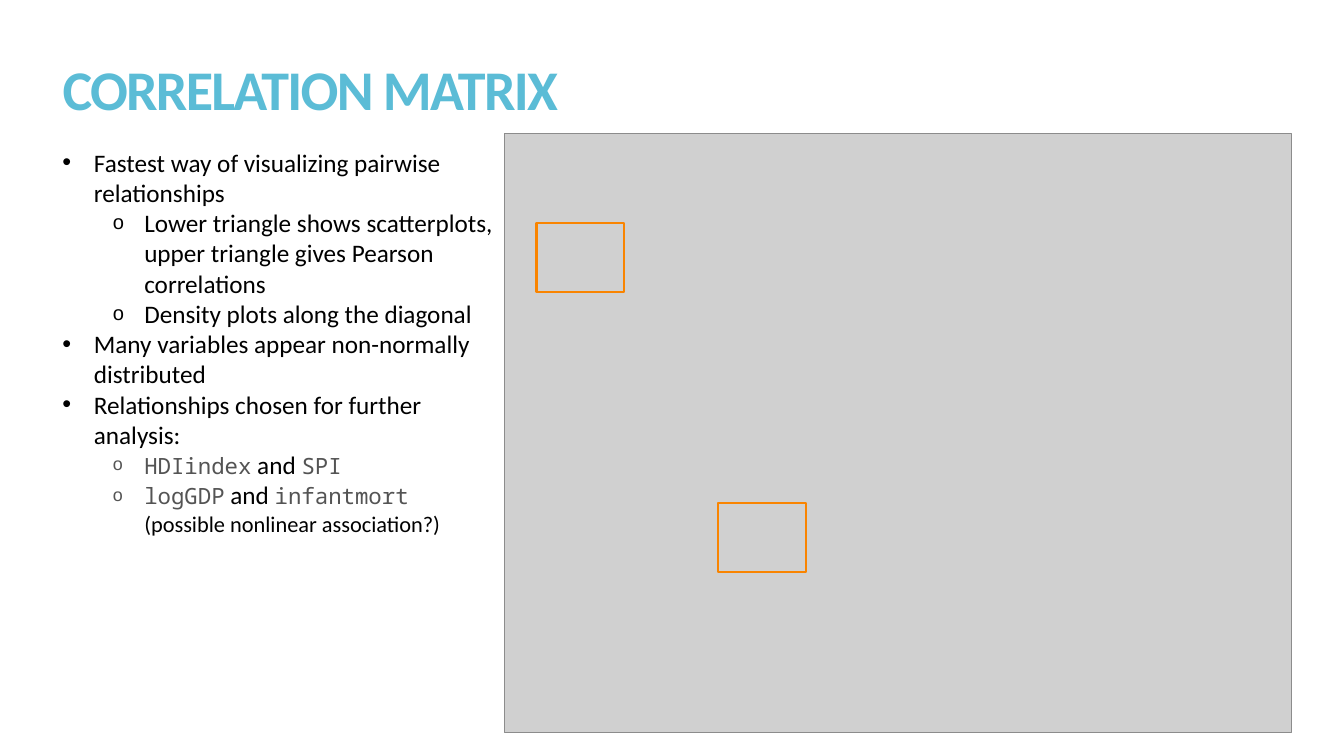
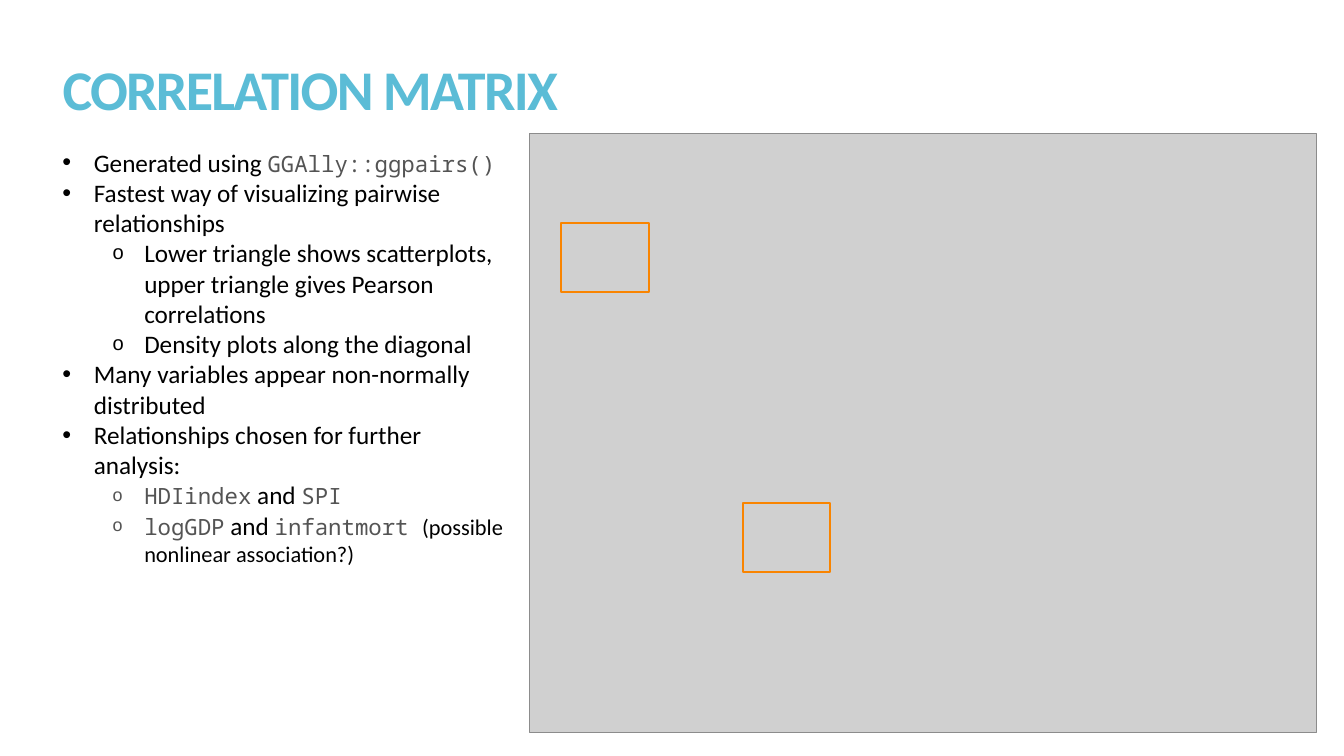
Before and after one commit to kmprioliPROF/MAT_8452_Final_Project, a slide deck: slide 7 of Prioli_Final_Proj.pptx (slide 6 before the commit). Drawn at 1344x756 pixels with LibreOffice and Linux fonts; fonts in the diff are those of the drawing; grey boxes stand for pictures. Boxes give left, top, right and bottom in pixels: in the first picture for what was removed or moved away, otherwise in the second. Text is boxed around its words. In the diff, an @@ line names an element or a change of style, - is before the commit and + after.

Commit message:
Minor tweak to slides

```diff
--- a/Prioli_Final_Proj.pptx
+++ b/Prioli_Final_Proj.pptx
@@ text at (x1=94, y1=154, x2=496, y2=177): paragraph added @@
+• Generated using GGAlly::ggpairs()
@@ 2 rectangles, 1 picture moved together from (x1=505, y1=134, x2=1293, y2=733) to (x1=529, y1=134, x2=1317, y2=733) @@
```
Also in this commit, not shown: 1 slide added.
